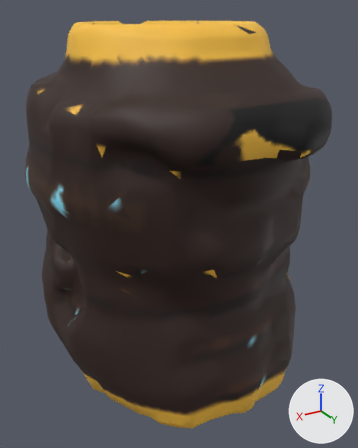
An edit to the glTF model www/proto3d/models/beth/equipment/fitted/wren/wren_leather_epic_chest.glb, drawn before and after from the same camera.
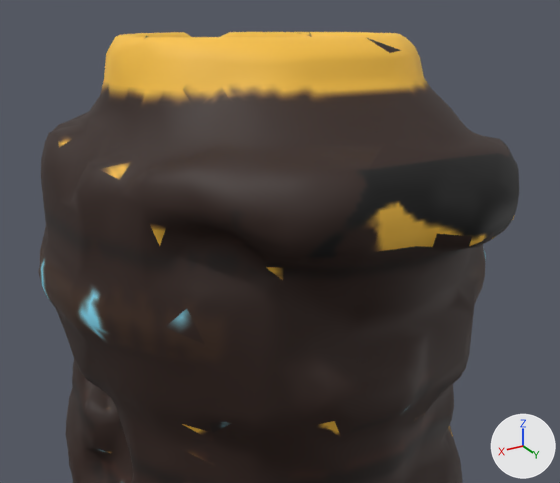
The first picture shows the older version from a 50 mm lens placed at (0.336, 0.545, 1.142), pointed at (-0.012, -0.034, 0.852). The close-ups show the older and then the newer version on the part from 0% to 100% of the width and 0% to 69% of the height of that picture. Only the edits that show in the close-ups are written down. Every picture has the same lights, and +X, +Y and +Z are marked at lower right. Vertices at exactly the same position are counted once.

The first close-up shows 'wren_leather_epic_chest'.
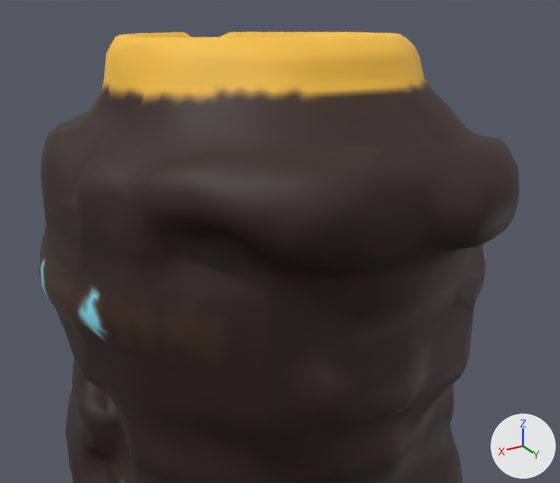
What differs and where, as boxes (x1, y1, x2, y2) in the close-ups (560 x 483 px; the box of a moved part takes in the faces that stretch with it):
part 1 of me_wren_leather_epic_chest_hi_001, moved or reshaped
    both: (259, 153, 518, 483)
part 2 of me_wren_leather_epic_chest_hi_001, surface changed
    both: (58, 32, 515, 461)

Edits to the bpy script that builds the scene:
```text
Change me_wren_leather_epic_chest_hi_001:
    where me_wren_leather_epic_chest_hi_001.from_pydata(...)  # 3500 vertices, 7000 faces; spans x -0.184..0.191, y -0.326..0.202, z 0.65..1.13
    used by ob_wren_leather_epic_chest; location = (0.0, 0.0, 0.0)
    me_wren_leather_epic_chest_hi_001 part 1: 25 vertices moved from x -0.141..0.153, y -0.101..0.16, z 0.666..1.029 to x -0.142..0.153, y -0.101..0.16, z 0.666..1.029; 125 vertices removed from x -0.15..0.159, y -0.312..0.198, z 0.657..1.074; 125 vertices added at x -0.15..0.158, y -0.312..0.198, z 0.658..1.074
    me_wren_leather_epic_chest_hi_001 part 2: 603 kept faces spanning x -0.173..0.179, y -0.322..0.202, z 0.655..1.13 get new texture (UV) coordinates
```
